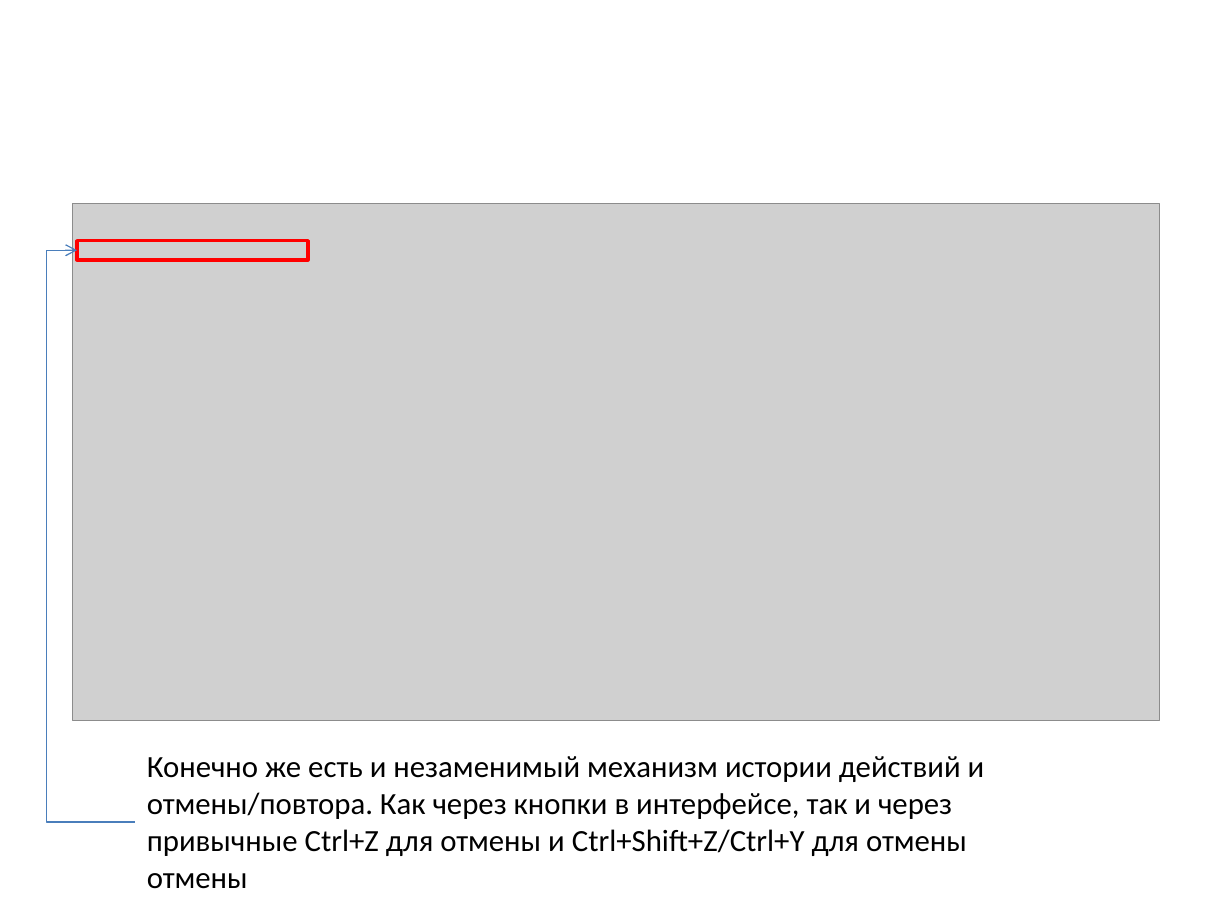
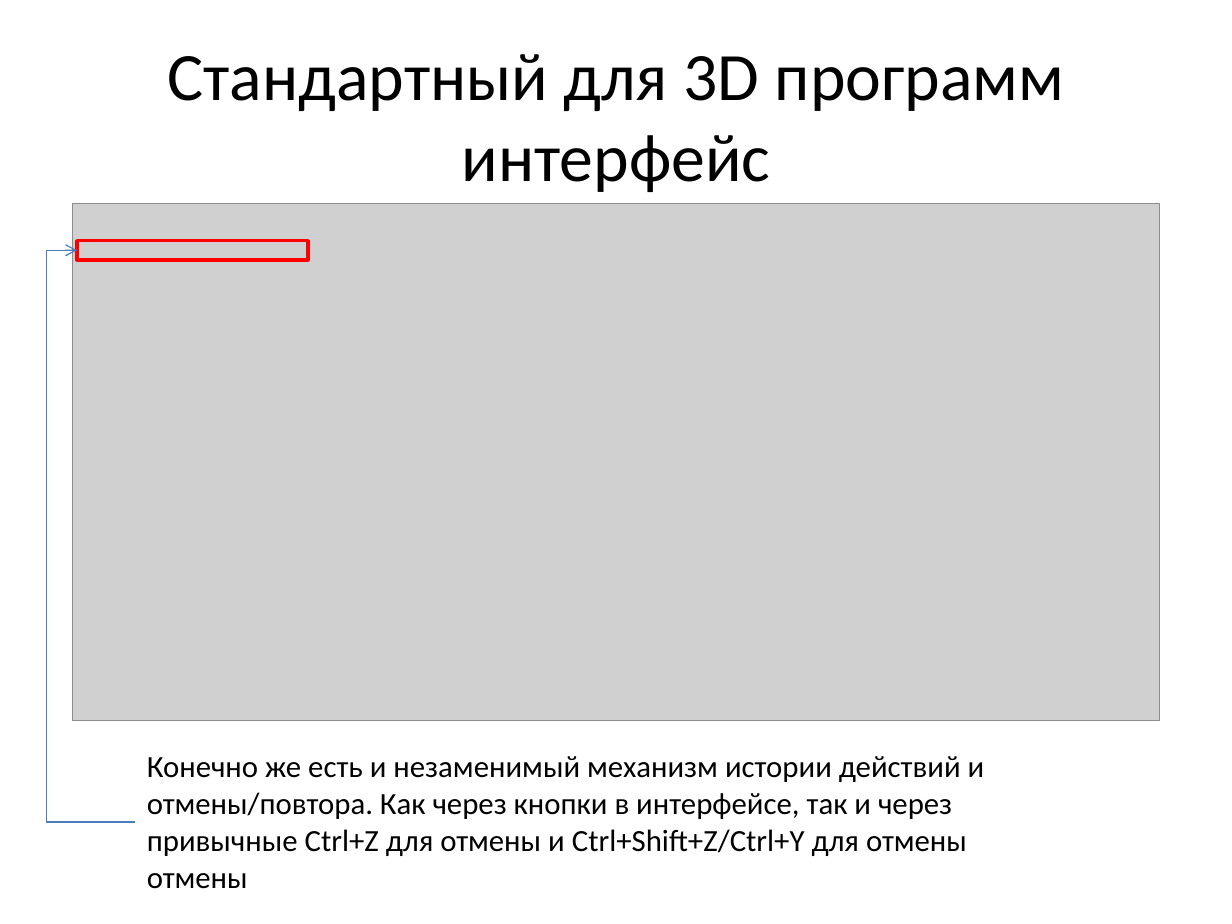
Before and after one commit to lomovoyPlayer/SDForge, a slide deck: slide 8 of SDForge/docs/SDForge Презентация.pptx. Drawn at 1232x924 pixels with LibreOffice and Linux fonts; fonts in the diff are those of the drawing; grey boxes stand for pictures. Boxes give left, top, right and bottom in pixels: in the first picture for what was removed or moved away, otherwise in the second. Text is boxed around its words. In the diff, an @@ line names an element or a change of style, - is before the commit and + after.

```diff
--- a/SDForge/docs/SDForge Презентация.pptx
+++ b/SDForge/docs/SDForge Презентация.pptx
@@ title added at (x1=167, y1=54, x2=1065, y2=192), 39.6 pt, text #000000 @@
+Стандартный для 3D программ интерфейс
```
Also in this commit, not shown: 11 other slides changed, 10 other files.
